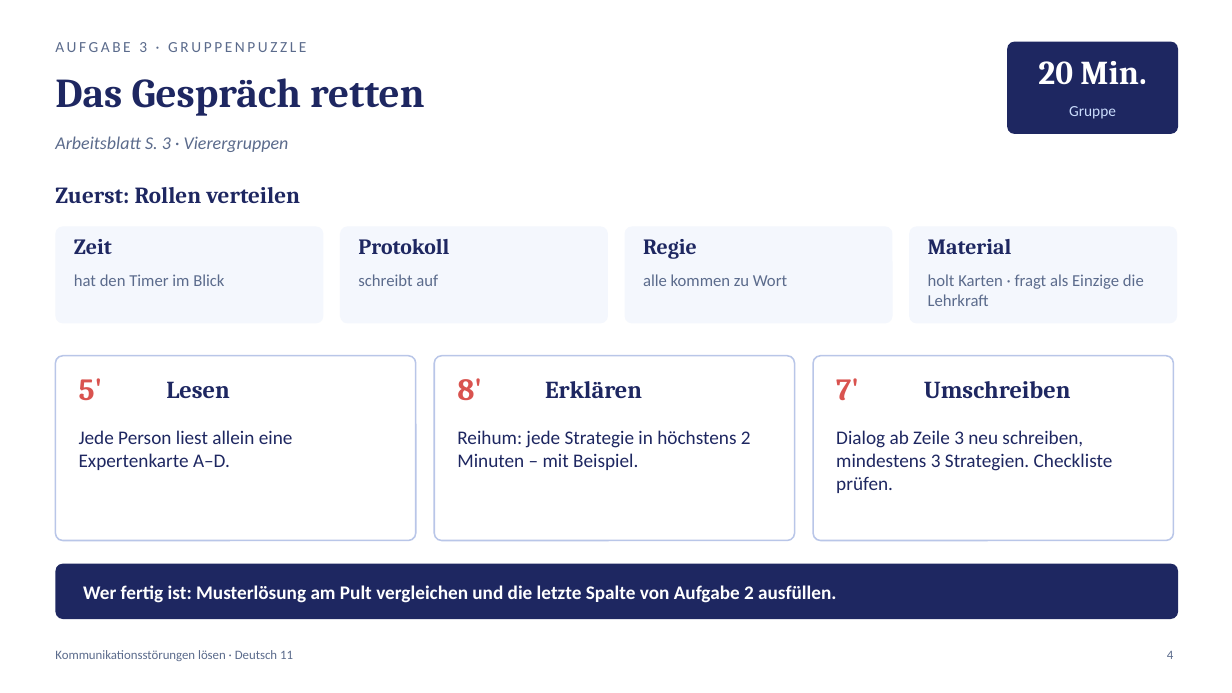
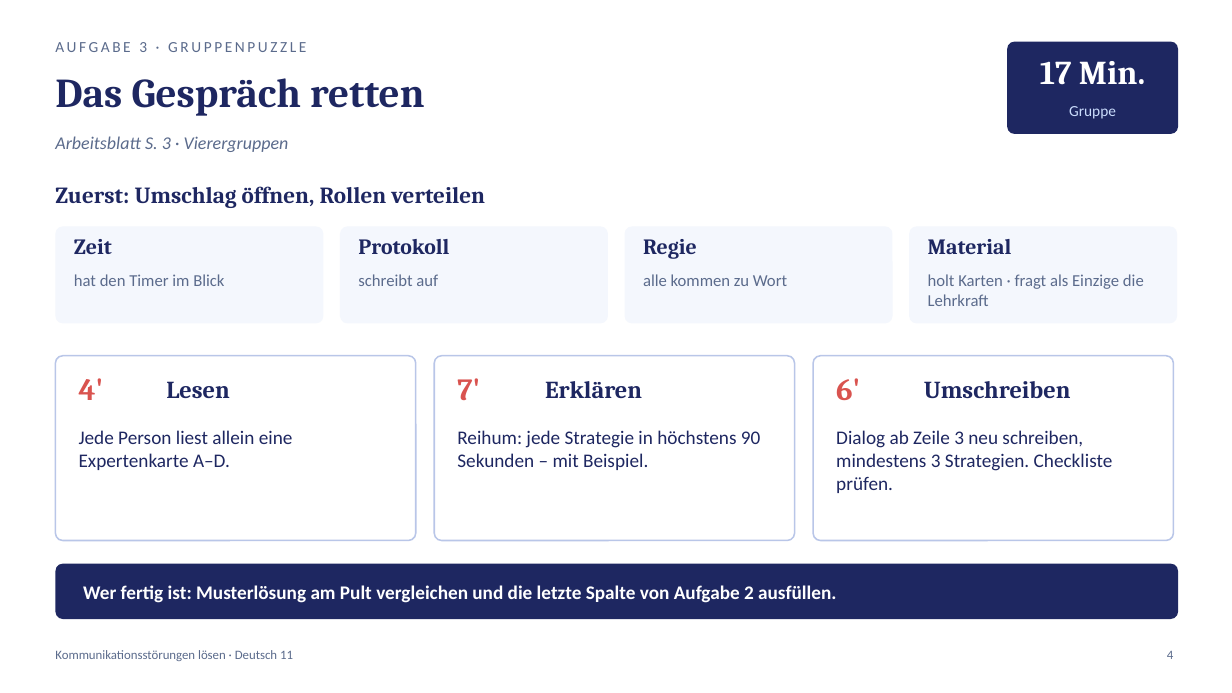
Before and after one commit to golzkonstantin-gif/Schule, a slide deck: slide 4 of Deutsch_11/Kommunikationsstoerungen_loesen/Praesentation_Kommunikationsstoerungen_loesen.pptx. Drawn at 1232x693 pixels with LibreOffice and Linux fonts; fonts in the diff are those of the drawing. Boxes give left, top, right and bottom in pixels: in the first picture for what was removed or moved away, otherwise in the second. Text is boxed around its words. In the diff, an @@ line names an element or a change of style, - is before the commit and + after.

```diff
--- a/Deutsch_11/Kommunikationsstoerungen_loesen/Praesentation_Kommunikationsstoerungen_loesen.pptx
+++ b/Deutsch_11/Kommunikationsstoerungen_loesen/Praesentation_Kommunikationsstoerungen_loesen.pptx
@@ text at (1040, 61, 1145, 85): text changed @@
-20 Min.
+17 Min.
@@ text at (55, 186, 485, 208): text changed @@
-Zuerst: Rollen verteilen
+Zuerst: Umschlag öffnen, Rollen verteilen
@@ text at (79, 378, 104, 400): text changed @@
-5'
+4'
@@ text at (457, 378, 480, 400): text changed @@
-8'
+7'
@@ text at (836, 378, 860, 400): text changed @@
-7'
+6'
@@ text at (457, 430, 760, 470): text changed @@
-Reihum: jede Strategie in höchstens 2 Minuten – mit Beispiel.
+Reihum: jede Strategie in höchstens 90 Sekunden – mit Beispiel.
```
Also in this commit, not shown: 3 other slides changed, 2 slides added, 1 slide removed, 8 other files.
